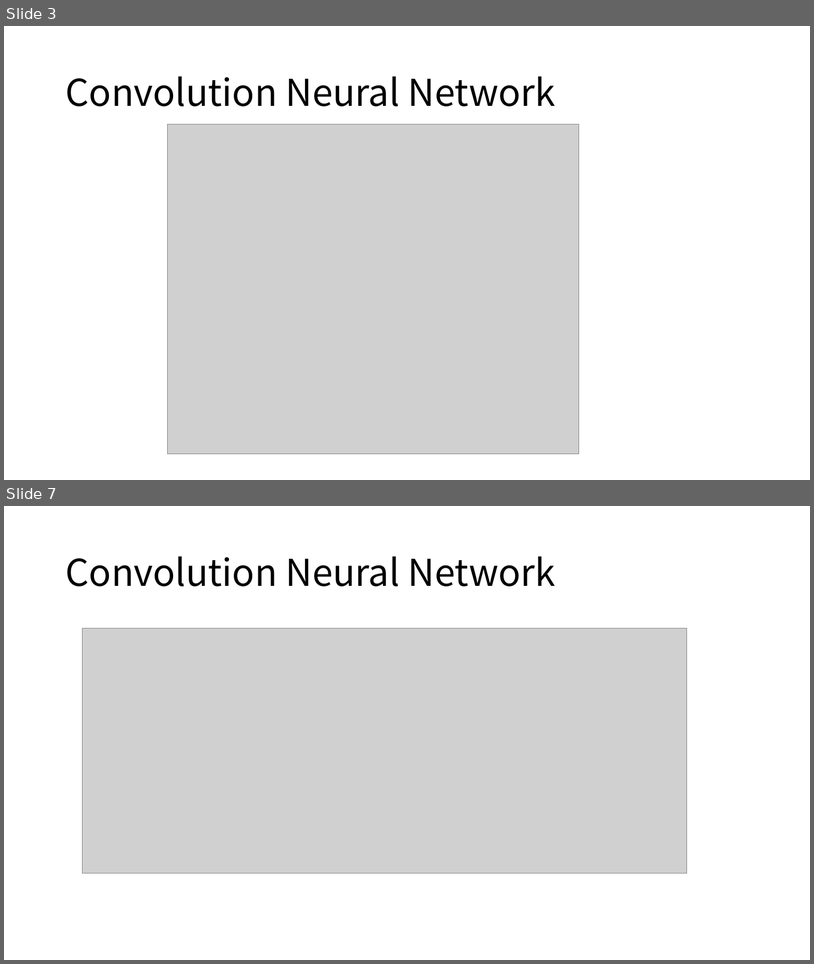
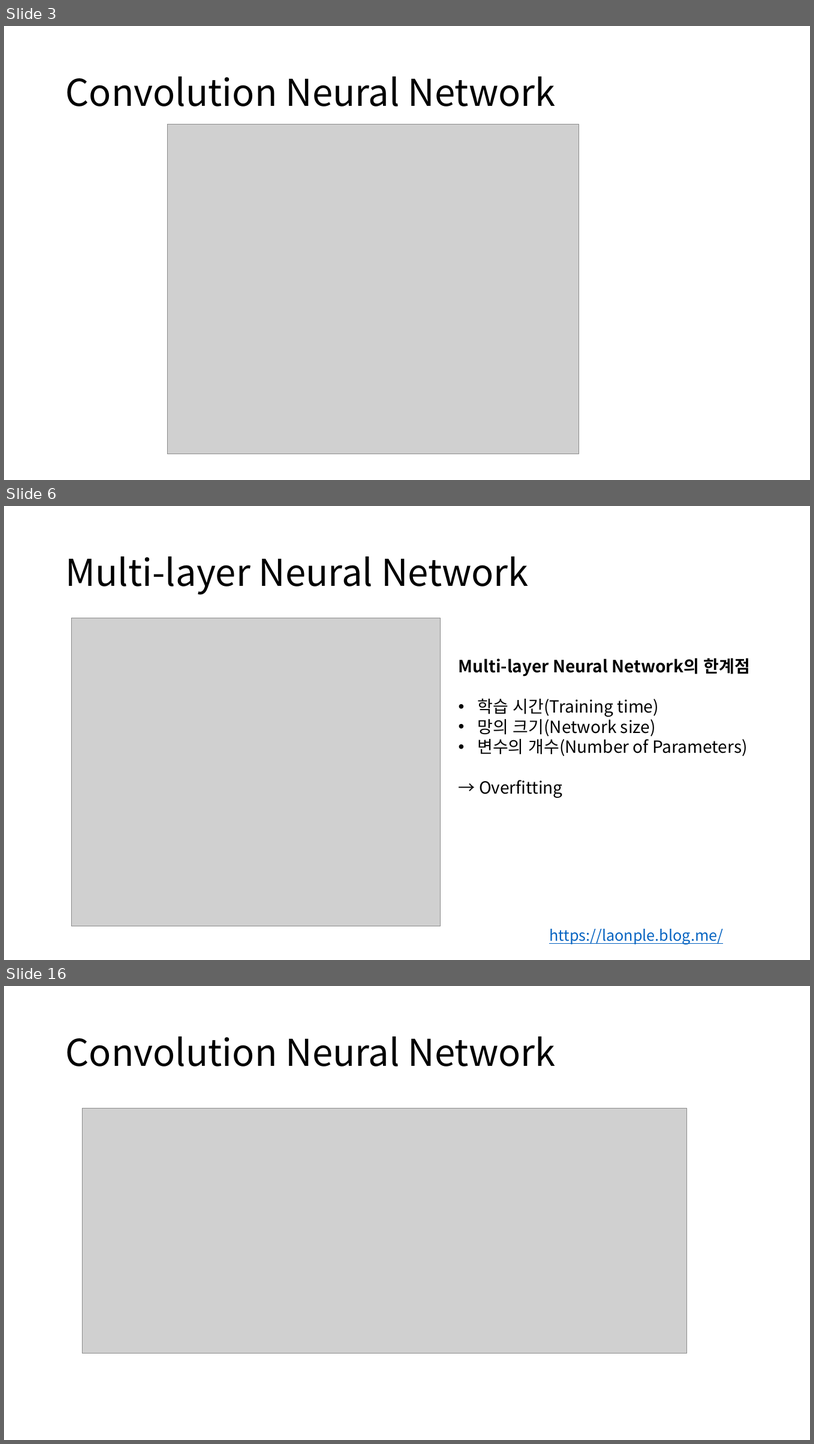
Before and after one commit to hahyeonsook/ai, a slide deck: lab/발표자료/reCNNs(2)_190723.pptx. Shown one above the other, each under a label of ours: slides 3 and 7 before the commit, slides 3, 6 and 16 after it; the slides between them are not shown. The pictures are 814x964 and 814x1444 pixels, drawn with LibreOffice and Linux fonts; fonts in the diff are those of the drawing; grey boxes stand for pictures. Boxes give left, top, right and bottom in pixels: in the first picture for what was removed or moved away, otherwise in the second. Text is boxed around its words. In the diff, an @@ line names an element or a change of style, - is before the commit and + after.

```diff
--- a/lab/발표자료/reCNNs(2)_190723.pptx
+++ b/lab/발표자료/reCNNs(2)_190723.pptx
@@ slide 6 added at box(4, 506, 810, 960), background #FFFFFF @@
@@ title added at box(65, 556, 529, 595), 44 pt, text #000000 @@
+Multi-layer Neural Network
@@ picture added at box(72, 618, 441, 926) @@
@@ text added at box(459, 658, 750, 798), 20 pt, text #000000 @@
+Multi-layer Neural Network의 한계점
+• 학습 시간(Training time)
+• 망의 크기(Network size)
+• 변수의 개수(Number of Parameters)
+→ Overfitting
@@ text added at box(549, 928, 723, 945), 18 pt, text #0563C1, underline @@
+https://laonple.blog.me/
@@ what was slide 7 is now slide 16 @@
```
Also in this commit, not shown: 2 slides changed, 17 other slides added, 11 slides removed, 1 other file.
